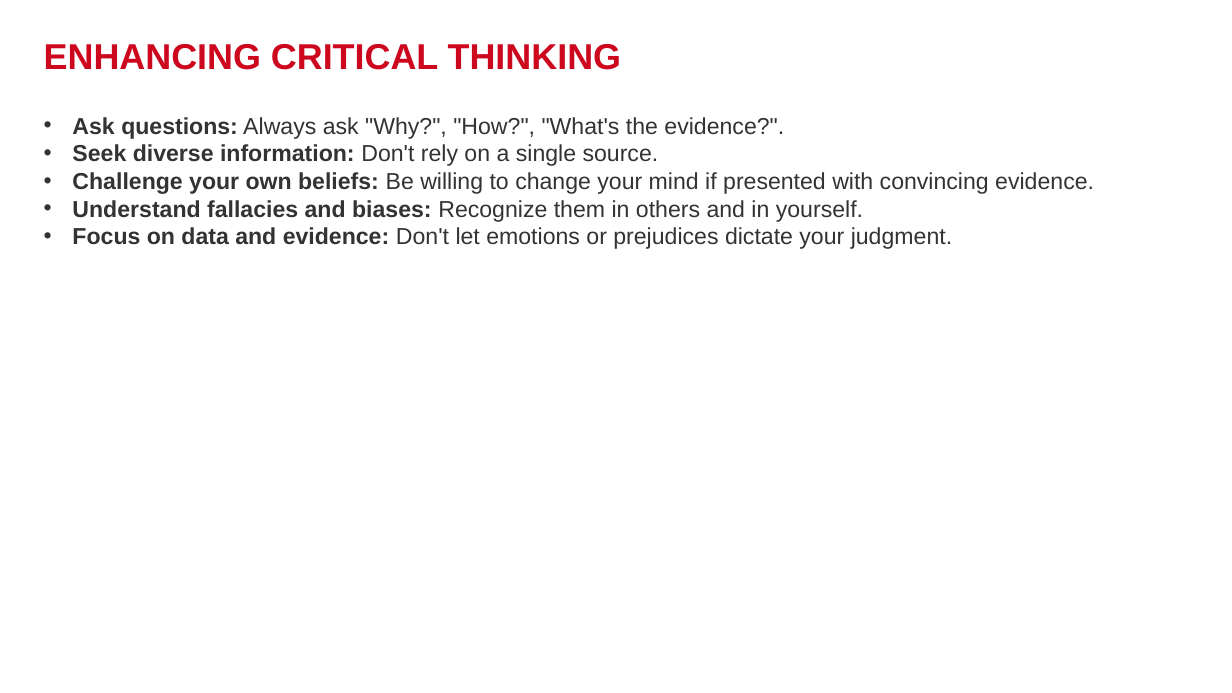
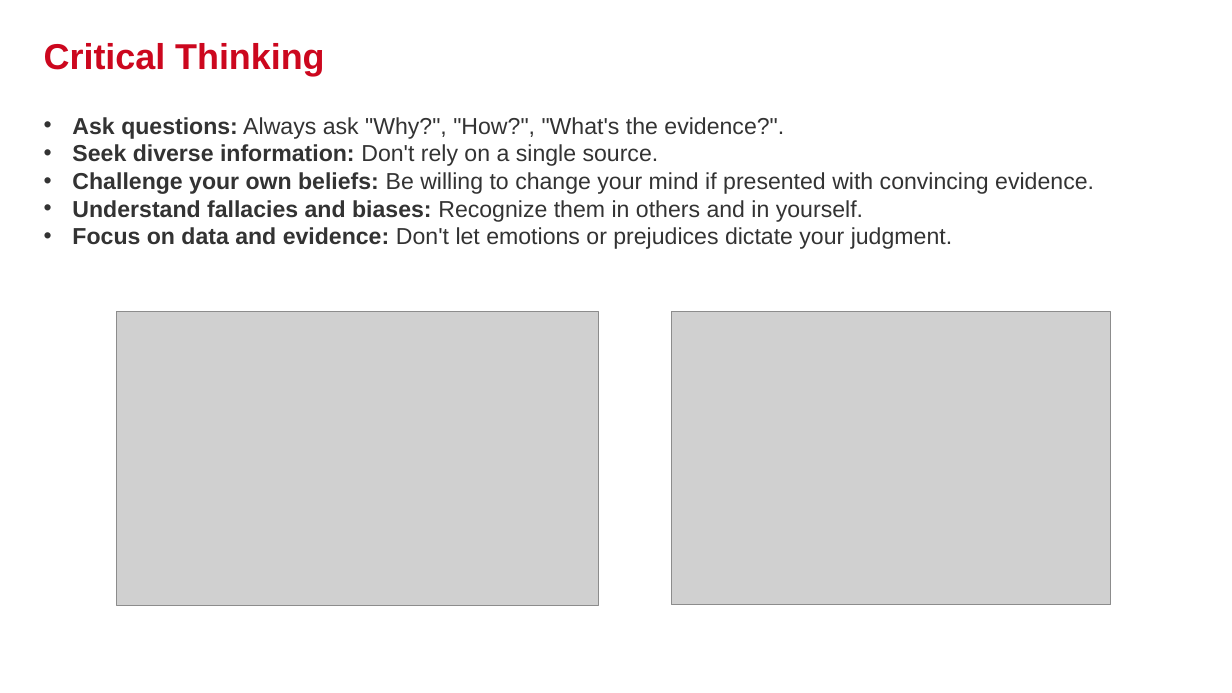
Before and after one commit to phmquan/YPP4-QuanPhan, a slide deck: slide 10 of document/QuanPhan_MilestonePreview.pptx (slide 11 before the commit). Drawn at 1232x693 pixels with LibreOffice and Linux fonts; fonts in the diff are those of the drawing; grey boxes stand for pictures; background and template pictures are left out. Boxes give left, top, right and bottom in pixels: in the first picture for what was removed or moved away, otherwise in the second. Text is boxed around its words. In the diff, an @@ line names an element or a change of style, - is before the commit and + after.

Commit message:
update slide

```diff
--- a/document/QuanPhan_MilestonePreview.pptx
+++ b/document/QuanPhan_MilestonePreview.pptx
@@ title at [44, 43, 324, 76]: text changed @@
-ENHANCING CRITICAL THINKING
+Critical Thinking
@@ picture added at [117, 311, 599, 605] @@
@@ picture added at [672, 311, 1111, 605] @@
```
Also in this commit, not shown: 1 other slide changed, 1 slide added, 11 slides removed, 5 other files.
